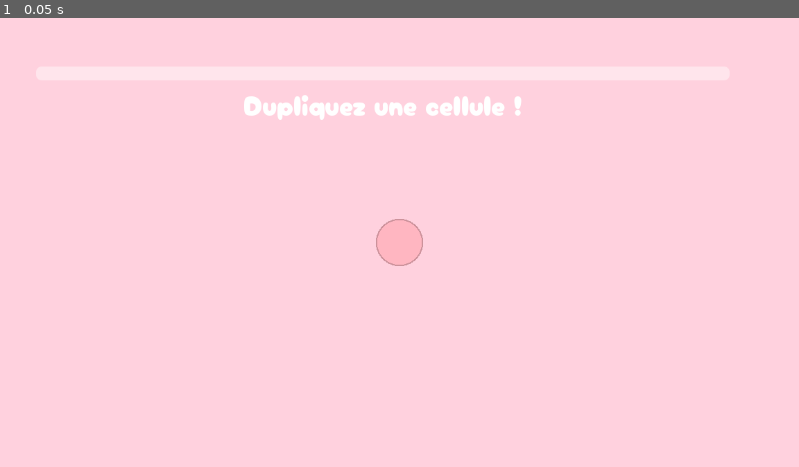
Above: before the commit, frame 1.
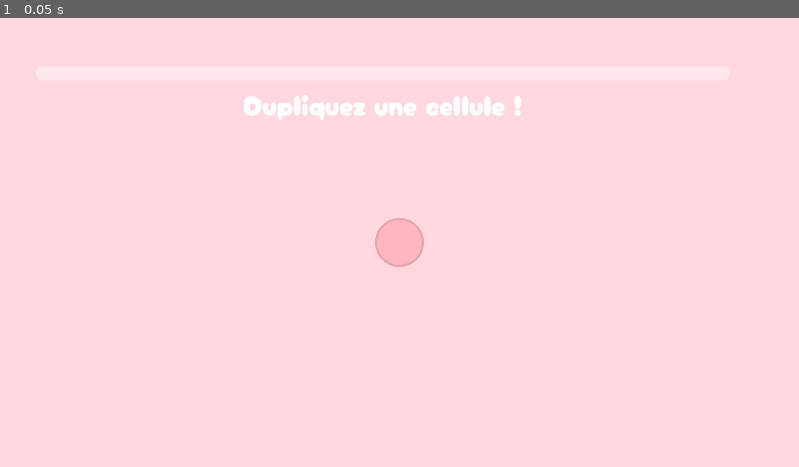
Above: after the commit, the same moment.

Repository: JungoQuentin/Doom2
Game: Godot game, scene res://main.tscn
Same seed, same stepped clock (60 frames per second), same inputs: the game is played once before the commit and once after it.
Inputs:
- Up to frame 1 (0.05 s): no input

The runs differ from the first frame. In frame 1, less than 0.1% of the frame differs, in the area x 46-54%, y 44-56%.

Commit message:
new colors

Diff:
--- a/Cell.gd
+++ b/Cell.gd
@@ -5,7 +5,7 @@
 ## Nombre de cellule qu'il faut pour passer au type suivant
 const N_CELL_FOR_TYPE: Dictionary[int, int] = {
 	CellType.TYPE1: 12,
-	CellType.TYPE2: 5,
+	CellType.TYPE2: 6,
 	CellType.TYPE3: 10,
 }
 
--- a/node_2d.gd
+++ b/node_2d.gd
@@ -5,14 +5,14 @@
 const TIME_BETWEEN_MULTIPLE_SPAWN = 0.05
 const hex_ratio: float = 2/sqrt(3);
 const h: float = 50.0; # Cell size
-const overh_type1: float = 1.33;
-const overh_type2: float = 1.2 * 3;
-const overh_type3: float = 1.15 * 4.5;
+const overh_type1: float = 1.35;
+const overh_type2: float = 1.25 * 3;
+const overh_type3: float = 1.25 * 4.5;
 const cam_smoothing: float = 0.005;
 
 const type1_color: Color = Color.LIGHT_PINK;
-const type2_color: Color = Color.LIGHT_SALMON;
-const type3_color: Color = Color.LIGHT_SKY_BLUE;
+var type2_color: Color = Color.LIGHT_SALMON.lerp(Color.LIGHT_PINK, 0.5);
+var type3_color: Color = Color.PLUM.lerp(Color.LIGHT_PINK, 0.5);
 
 # Number of type1 cells spawned from type2 cell
 const nb_type2_spawn: int = 3;
@@ -95,12 +95,11 @@
 			color = type3_color
 			overh = overh_type3
 
-		if cell.center == mouse_tile or mouse_tile in cell.childs:
-			color = color.lightened(0.2)
-		if cell.can_merge:
-			color = color.darkened(0.1)
-		draw_circle(pos, h/2 * overh, color, true)
-		draw_circle(pos, h/2 * overh, color.darkened(0.2), false, 2)
+		var col = color
+		if cell.can_merge or cell.center == mouse_tile or mouse_tile in cell.childs:
+			col = color.darkened(0.1)
+		draw_circle(pos, h/2 * overh, col, true)
+		draw_circle(pos, h/2 * overh, color.darkened(0.1), false, 3)
 	"""
 	for coord in coords: # DEBUG
 		var cell_type = coords[coord].cell_type
--- a/project.godot
+++ b/project.godot
@@ -18,4 +18,4 @@
 [rendering]
 
 renderer/rendering_method="mobile"
-environment/defaults/default_clear_color=Color(1, 0.82, 0.871, 1)
+environment/defaults/default_clear_color=Color(1, 0.845599, 0.872708, 1)
--- a/ui.gd
+++ b/ui.gd
@@ -19,6 +19,8 @@
 	"Obtenir 500 cellules",
 	"Obtenir 1000 cellules",
 	"Obtenir 2000 cellules",
+	"Obtenir 5000 cellules",
+	"Obtenir 100'000 cellules",
 ]
 
 
@@ -95,6 +97,14 @@
 		progress_bar.value = tot
 		if tot >= 2000:
 			goal_step += 1
+	elif goal_step == 11:
+		progress_bar.max_value = 5000
+		progress_bar.value = tot
+		if tot >= 5000:
+			goal_step += 1
+	else:
+		progress_bar.max_value = 100_000
+		progress_bar.value = tot
 
 	current_goal.text = goals[goal_step]
 
